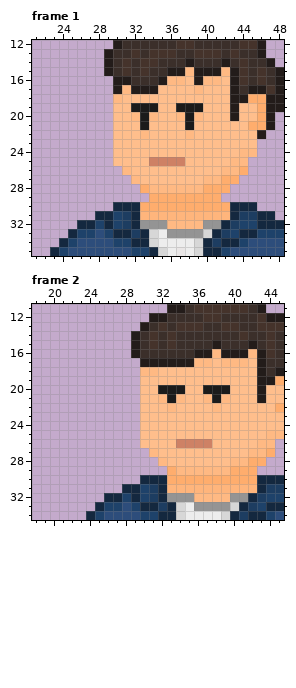
Two versions of one pixel-art file, Characters/Main L.aseprite. Above: the version before the commit.
78x118 pixels, 8 frames. Colours within 5 levels of each other are drawn and written as one. Shown: frame 1: x 21..48, y 12..35; frame 2: x 18..45, y 11..34. The commit also changed other frames or places, which this record leaves out.
New version:
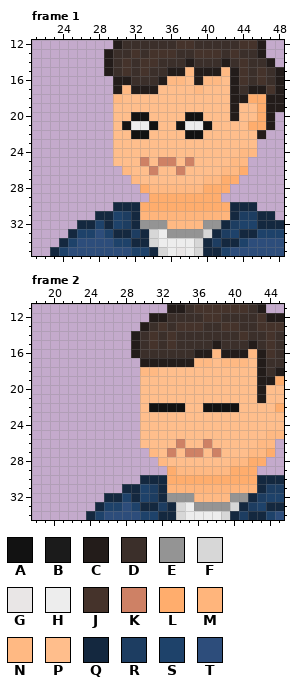
Palette (. is transparent): A #121212  B #1b1b1b  C #231c1a  D #3b2f2a  E #949494  F #d7d7d7  G #e9e6e6  H #ededed  J #45332b  K #ce8165  L #ffad6d  M #ffb57c  N #ffb983  P #ffbe8c  Q #14283f  R #1d3d61  S #1e426a  T #2d4d7b
Edits made:
layer "Layer 2" now hidden
layer "Layer 3" now shown
Frame 1, layer "Layer 3":
Colour B gives way to colour A in row 20 at x 33 and 38.
Colour N gives way to colour A in row 20 at x 32 and 39; in row 22 at x 33 and 38.
Colour P gives way to colour A in row 21 at x 31, 34, 37 and 40; in row 22 at x 32 and 39.
Colour B gives way to colour H in row 21 at x 33 and 38.
Colour P gives way to colour H in row 21 at x 32 and 39.
Colour P gives way to colour K in row 25 at x 33 and 38; in row 26 at x 34 and 37.
Colour B gives way to colour P in row 19 at x 32 to 34 and 37 to 39.
Colour K gives way to colour P in row 25 at x 34 and 37.
Colour N gives way to colour P in row 20 at x 34 and 37.
Frame 2, layer "Layer 3":
Colour N gives way to colour A in row 22 at x 33 and 38.
Colour P gives way to colour A in row 22 at x 31 to 32, 34, 37 and 39 to 40.
Colour P gives way to colour K in row 27 at x 33, 35 to 36 and 38.
Colour B gives way to colour P in row 20 at x 32 to 34 and 37 to 39; in row 21 at x 33 and 38.
Colour K gives way to colour P in row 26 at x 35 to 36.
Colour N gives way to colour P in row 21 at x 32, 34, 37 and 39.
Boxes around the changes in both pictures, in picture pixels (x1, y1, x2, y2):
changed: (122, 103, 212, 175)
changed: (149, 385, 239, 412)
changed: (167, 439, 221, 457)
